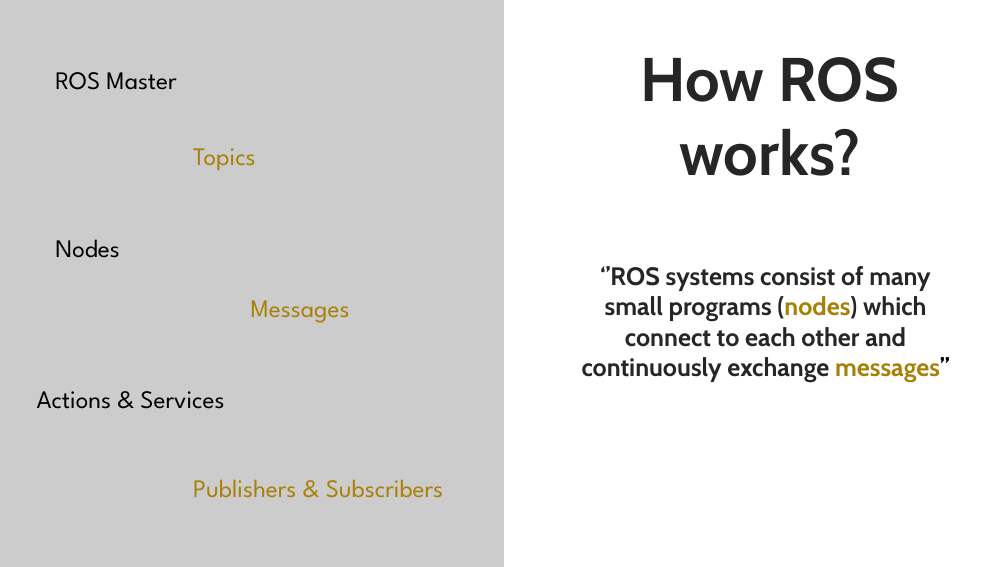
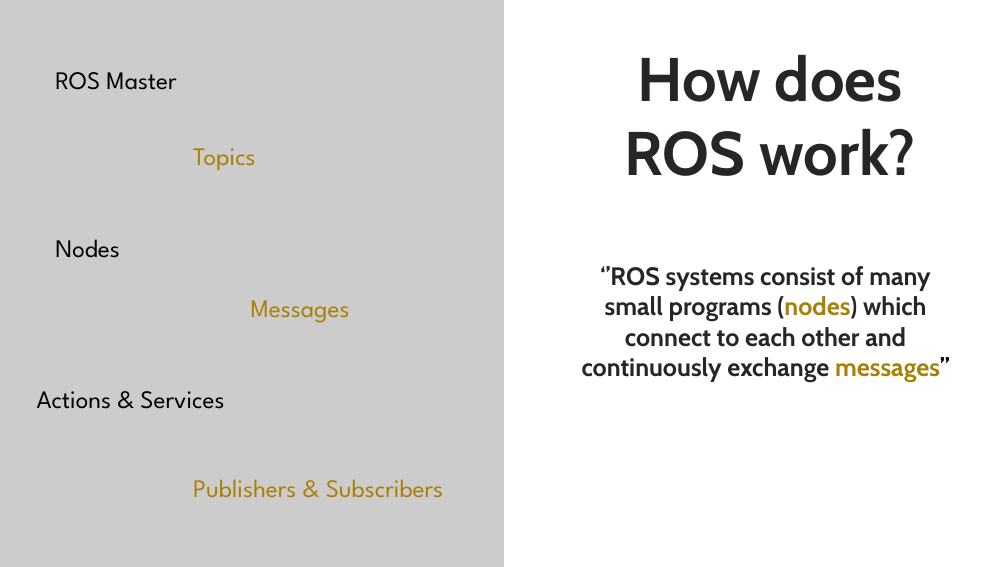
Before and after one commit to AristotleRacingTeam/SFHMMY12_WORKSHOP, a slide deck: slide 8 of presentation.pptx. Drawn at 1008x567 pixels with LibreOffice and Linux fonts; fonts in the diff are those of the drawing. Boxes give left, top, right and bottom in pixels: in the first picture for what was removed or moved away, otherwise in the second. Text is boxed around its words. In the diff, an @@ line names an element or a change of style, - is before the commit and + after.

```diff
--- a/presentation.pptx
+++ b/presentation.pptx
@@ title at [624, 55, 915, 176]: text changed @@
-How ROS works?
+How does ROS work?
```
